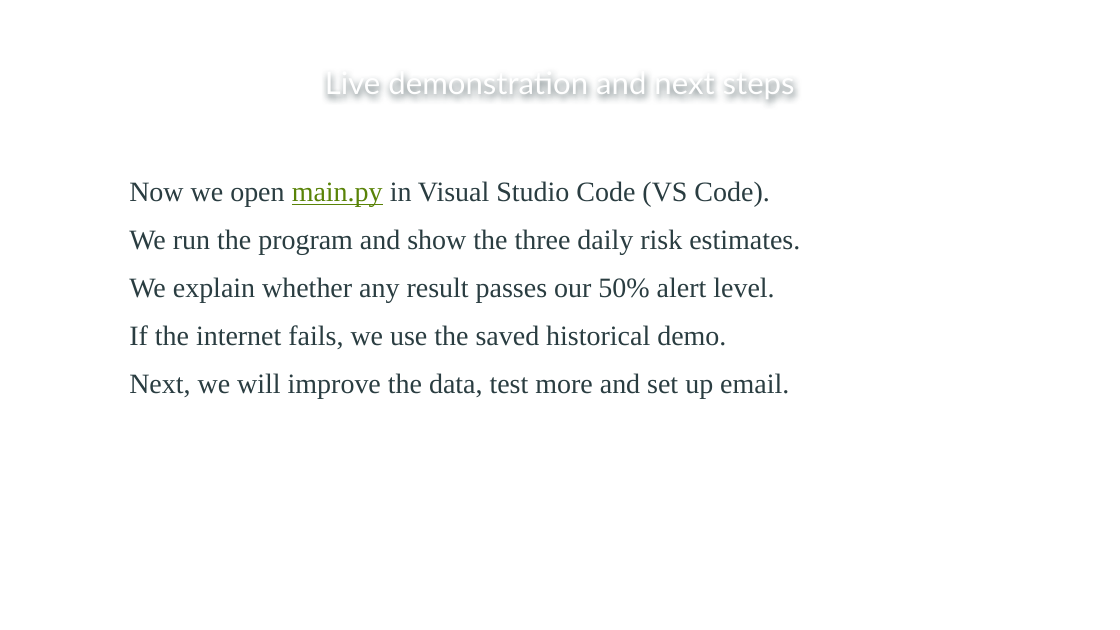
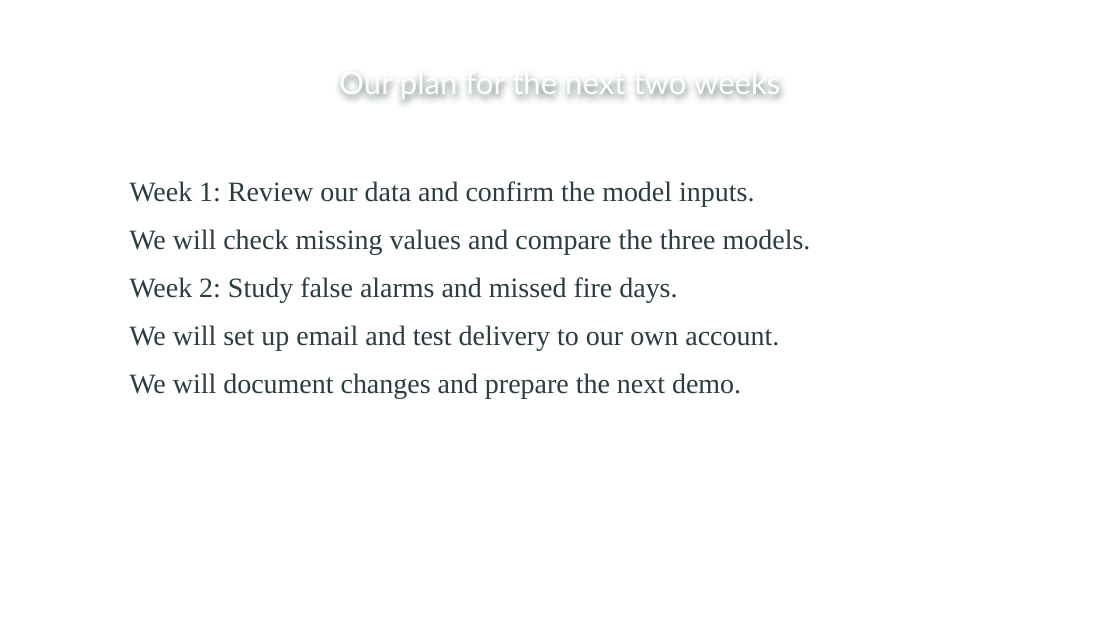
Before and after one commit to sarbarkarkee/cedar-city-wildfire-prediction, a slide deck: slide 11 of Cedar_City_Wildfire_Presentation.pptx (slide 14 before the commit). Drawn at 1120x630 pixels with LibreOffice and Linux fonts; fonts in the diff are those of the drawing; background and template pictures are left out. Boxes give left, top, right and bottom in pixels: in the first picture for what was removed or moved away, otherwise in the second. Text is boxed around its words. In the diff, an @@ line names an element or a change of style, - is before the commit and + after.

```diff
--- a/Cedar_City_Wildfire_Presentation.pptx
+++ b/Cedar_City_Wildfire_Presentation.pptx
@@ title at (x1=339, y1=81, x2=780, y2=99): text changed @@
-Live demonstration and next steps
+Our plan for the next two weeks
@@ text at (x1=129, y1=181, x2=811, y2=398): text changed @@
-Now we open main.py in Visual Studio Code (VS Code).
-We run the program and show the three daily risk estimates.
-We explain whether any result passes our 50% alert level.
-If the internet fails, we use the saved historical demo.
-Next, we will improve the data, test more and set up email.
+Week 1: Review our data and confirm the model inputs.
+We will check missing values and compare the three models.
+Week 2: Study false alarms and missed fire days.
+We will set up email and test delivery to our own account.
+We will document changes and prepare the next demo.
```
Also in this commit, not shown: 1 other slide changed, 1 slide added, 2 slides removed.
